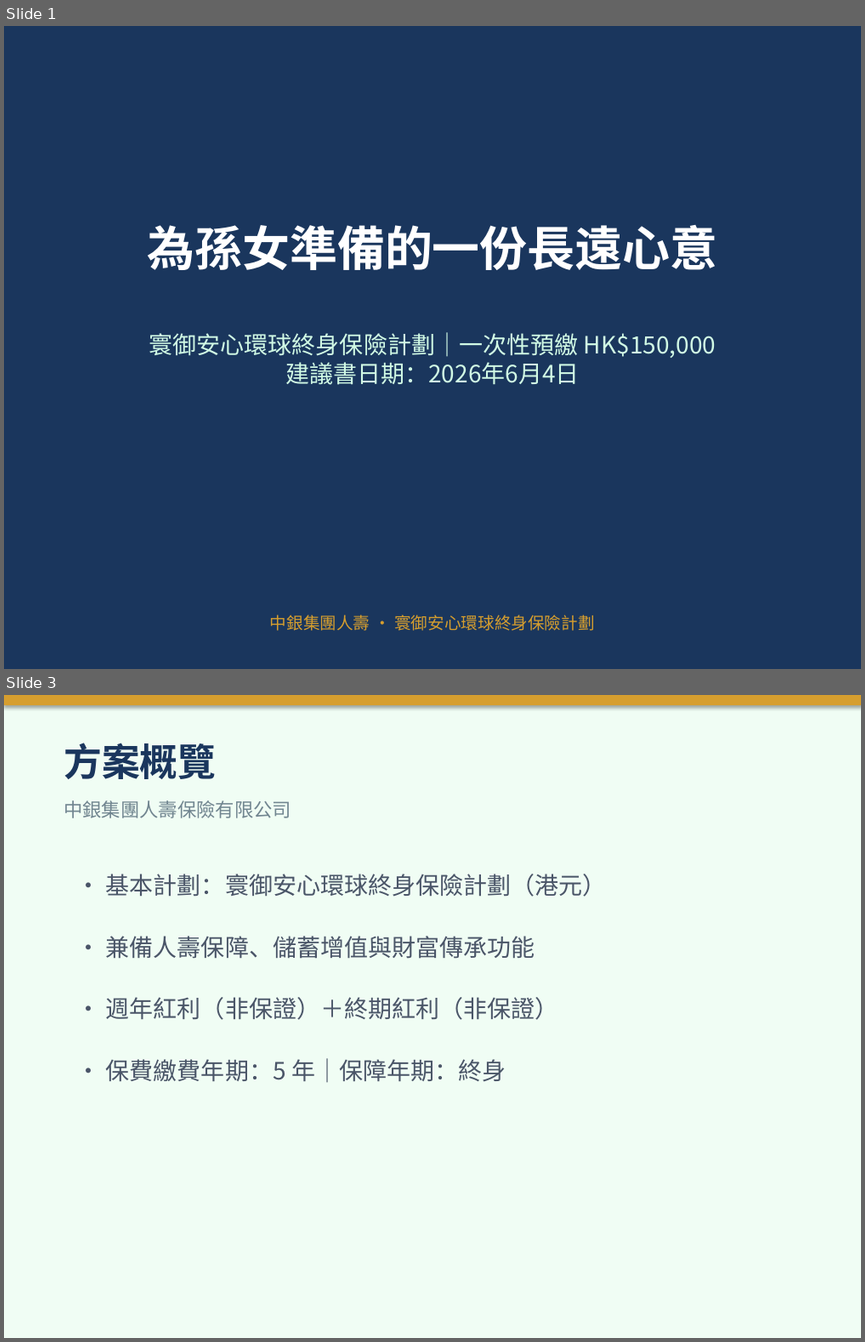
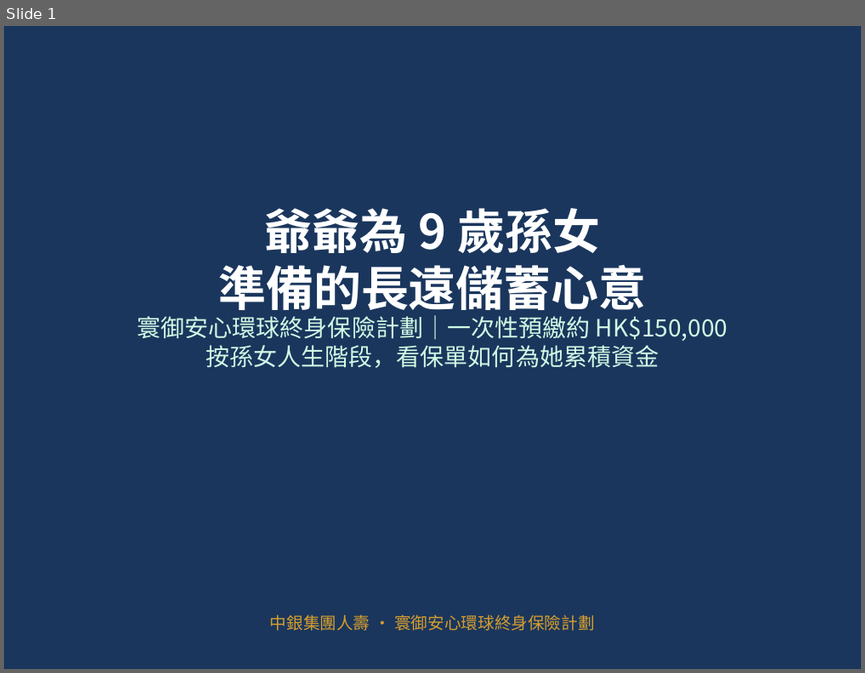
Before and after one commit to hoyinlung25-commits/yuyue-sales, a slide deck: client-base/presentations/Granddaughter_Savings_Plan_BOC.pptx. Shown one above the other, each under a label of ours: slides 1 and 3 before the commit, slide 1 after it; the slides between them are not shown. The pictures are 865x1342 and 865x673 pixels, drawn with LibreOffice and Linux fonts; fonts in the diff are those of the drawing. Boxes give left, top, right and bottom in pixels: in the first picture for what was removed or moved away, otherwise in the second. Text is boxed around its words. In the diff, an @@ line names an element or a change of style, - is before the commit and + after.

```diff
--- a/client-base/presentations/Granddaughter_Savings_Plan_BOC.pptx
+++ b/client-base/presentations/Granddaughter_Savings_Plan_BOC.pptx
@@ slide 3 removed at box(4, 695, 861, 1338), background #F0FDF4 @@
@@ rectangle removed at box(4, 695, 861, 705) @@
@@ text removed at box(64, 743, 216, 779) @@
-方案概覽
@@ text removed at box(64, 800, 291, 818) @@
-中銀集團人壽保險有限公司
@@ text removed at box(106, 873, 607, 896) @@
-• 基本計劃：寰御安心環球終身保險計劃（港元）
@@ text removed at box(106, 936, 535, 959) @@
-• 兼備人壽保障、儲蓄增值與財富傳承功能
@@ text removed at box(106, 997, 559, 1020) @@
-• 週年紅利（非保證）＋終期紅利（非保證）
@@ text removed at box(106, 1058, 506, 1082) @@
-• 保費繳費年期：5 年｜保障年期：終身
@@ slide 1 changed as well @@
@@ text at box(218, 208, 647, 318): text changed @@
-為孫女準備的一份長遠心意
+爺爺為 9 歲孫女
+準備的長遠儲蓄心意
@@ text at box(137, 315, 727, 368): text changed @@
-寰御安心環球終身保險計劃｜一次性預繳 HK$150,000
-建議書日期：2026年6月4日
+寰御安心環球終身保險計劃｜一次性預繳約 HK$150,000
+按孫女人生階段，看保單如何為她累積資金
```
Also in this commit, not shown: 8 other slides changed, 4 slides added, 2 other slides removed, 1 other file.
